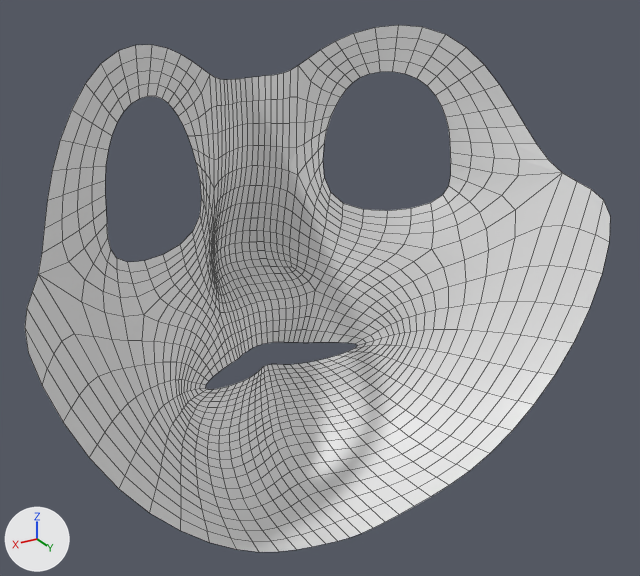
What one commit did to the Blender file steampunk.blend.
Rendered twice from a camera (50 mm lens) standing at (2.03, 2.23, 10.32) and looking at (-0.08, -1.3, 8.56). The axes (+X, +Y, +Z) are drawn at lower left. The lights are the same throughout. Mesh edges are drawn as thin lines.

Before the edit, the objects in view are built like this:
```python
me_plane = bpy.data.meshes.new('Plane')
me_plane.from_pydata(...)  # 61 vertices, 43 faces; spans x 0.0..1.56, y -0.81..1.63, z 0.63..2.17
ob_plane = bpy.data.objects.new('Plane', me_plane)
ob_plane.location = (0.0, 0.0, 8.192)
ob_plane.rotation_euler = (1.571, 0.0, 0.0)  # degrees (90, 0, 0)
_m = ob_plane.modifiers.new('Mirror', 'MIRROR')
_m.use_clip = True
_m = ob_plane.modifiers.new('Subsurf', 'SUBSURF')
_m.levels = 2
```
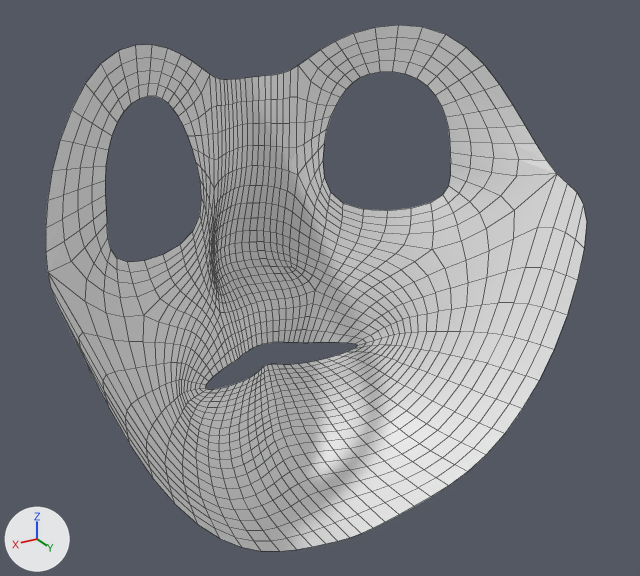
The change, as JSON lines over the scene's bpy script:
```json
{"block": "me_plane", "where": "me_plane.from_pydata(...)  # 61 vertices, 43 faces; spans x 0.0..1.56, y -0.81..1.63, z 0.63..2.17"}
{"block": "me_plane", "where": "# used by ob_plane; location = (0.0, 0.0, 8.192); rotation_euler = (1.571, 0.0, 0.0), in degrees (90, 0, 0)"}
{"block": "me_plane", "change": "me_plane part 1"}
{"op": "set", "path": "me_plane.vertices[48].co", "old": "(1.56, 0.81, 0.68)", "new": "(1.34, 0.81, 0.68)"}
{"op": "set", "path": "me_plane.vertices[57].co", "old": "(1.27, 0.0, 0.63)", "new": "(1.12, 0.0, 0.63)"}
{"block": "me_plane", "change": "me_plane part 2"}
{"op": "set", "path": "me_plane.vertices[49].co", "old": "(0.88, 0.0, 1.21)", "new": "(0.88, 0.0, 1.15)"}
```

Location of each change, (x1, y1, x2, y2) in pixels of the pictures (640 x 576 px; the box of a moved part takes in the faces that stretch with it):
```json
{"object": "Plane", "change": "reshaped", "before": [25, 25, 610, 552], "after": [46, 25, 587, 551], "on screen": "8% narrower"}
{"part": 1, "of": "me_plane", "change": "moved or reshaped", "before": [25, 173, 610, 549], "after": [48, 174, 587, 547]}
{"part": 2, "of": "me_plane", "change": "moved or reshaped", "before": [38, 173, 562, 507], "after": [48, 174, 557, 507]}
```
